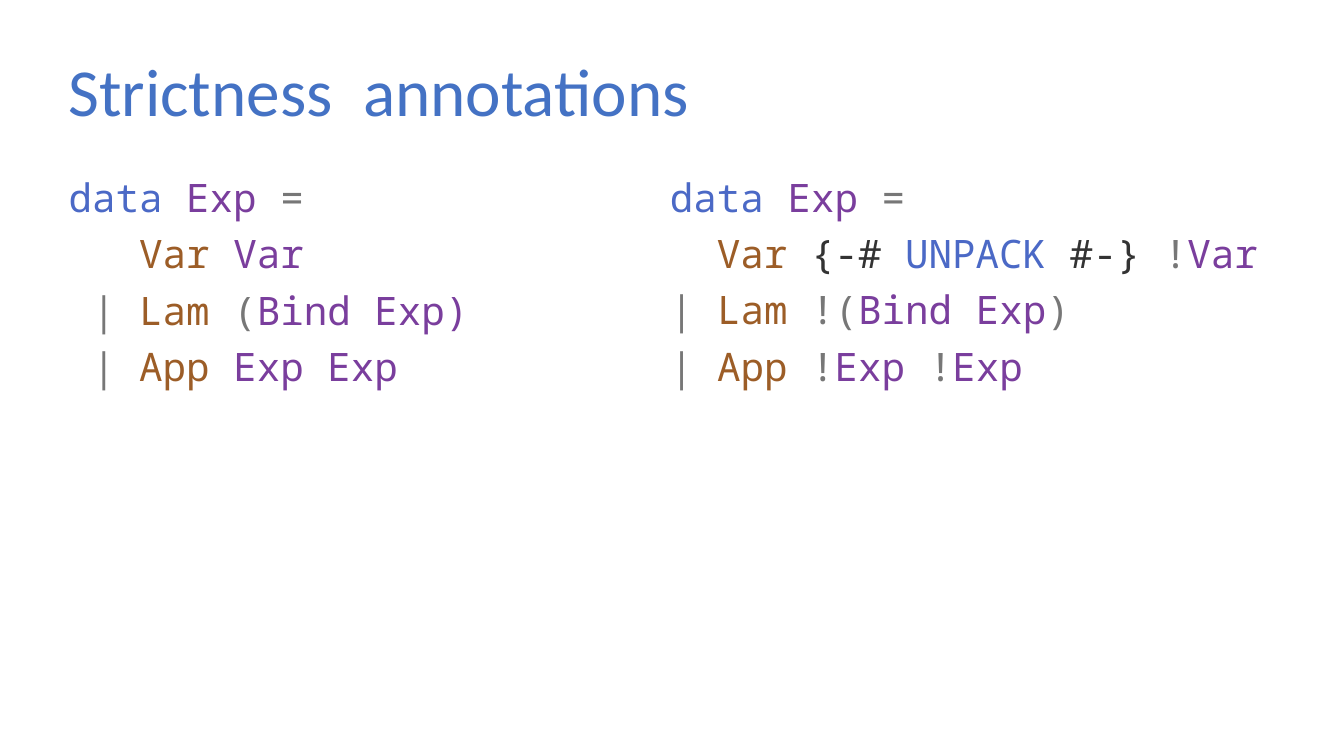
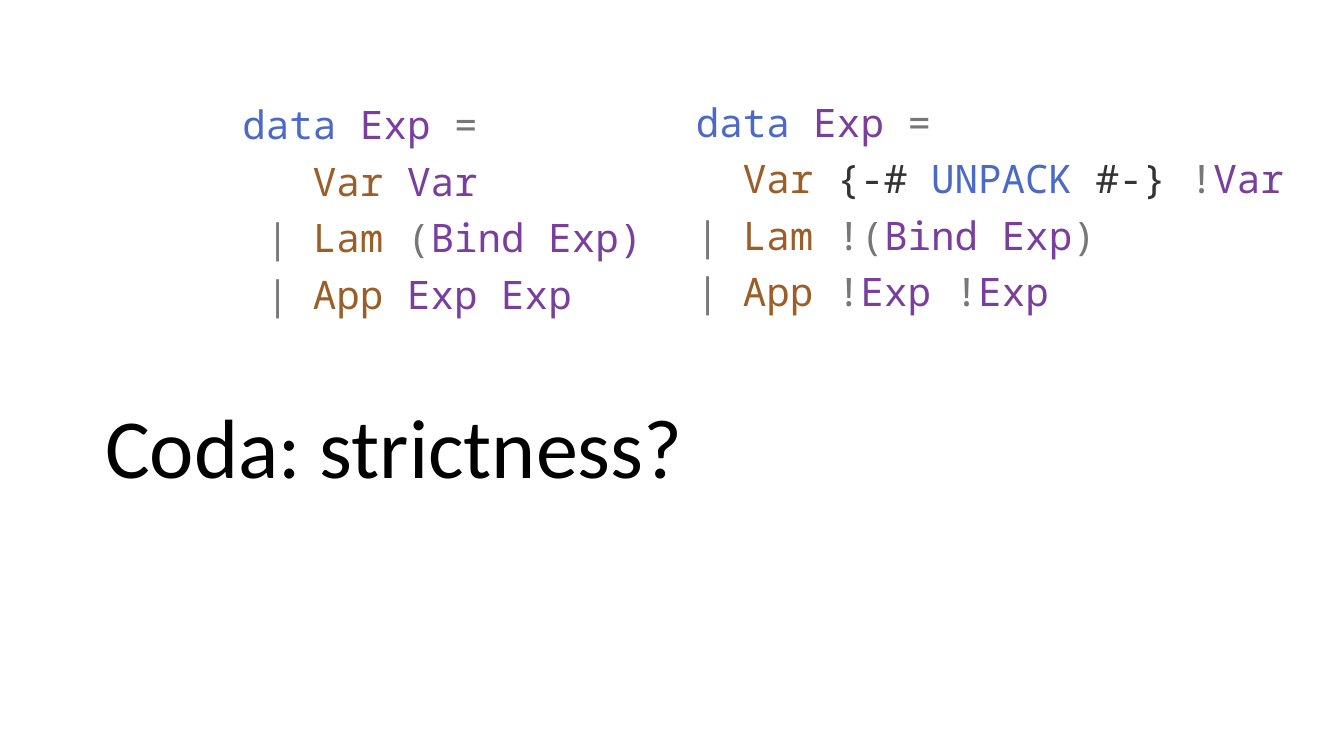
Before and after one commit to sweirich/lambda-n-ways, a slide deck: slide 31 of doc/love-2021.pptx (slide 33 before the commit). Drawn at 1344x756 pixels with LibreOffice and Linux fonts; fonts in the diff are those of the drawing. Boxes give left, top, right and bottom in pixels: in the first picture for what was removed or moved away, otherwise in the second. Text is boxed around its words. In the diff, an @@ line names an element or a change of style, - is before the commit and + after.

```diff
--- a/doc/love-2021.pptx
+++ b/doc/love-2021.pptx
@@ title removed at <box>69,69,689,117</box> @@
-Strictness annotations
@@ text "data Exp =": place and size @@
-text "data Exp =" at <box>69,182,468,391</box>
+text "data Exp =" at <box>242,109,642,319</box>
@@ text "data Exp =": place and size @@
-text "data Exp =" at <box>670,182,1258,391</box>
+text "data Exp =" at <box>696,107,1284,316</box>
@@ title added at <box>105,419,682,479</box>, 45 pt, text #000000 @@
+Coda: strictness?
```
Also in this commit, not shown: 14 other slides changed, 2 slides added.
